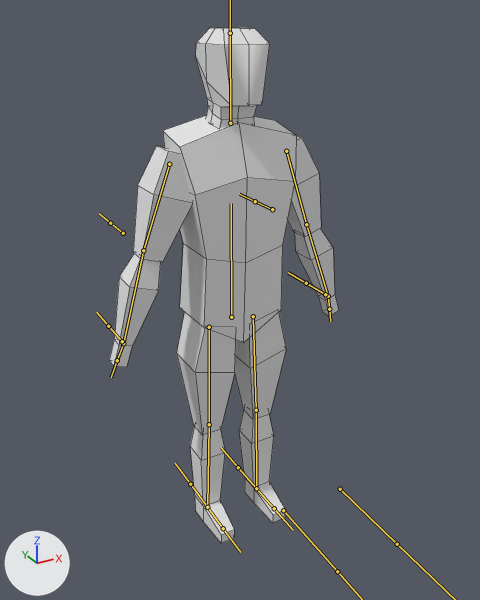
A saved change to the FBX model Assets/Models/ps1man.fbx.
Before and after are seen from a camera (50 mm lens) standing at (-1.2, -2.25, 2.19) and looking at (0.0, -0.07, 1.11). Every picture has the same lights, and +X, +Y and +Z are marked at lower left. The bones that bend it are drawn over the model as lines. Mesh edges are drawn as thin lines.
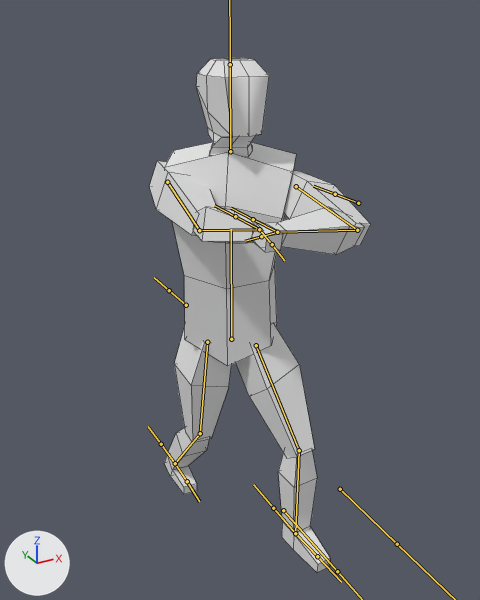
The newer file adds an action. The first version stands in its rest pose; the second is drawn at frame 1 of the action 'Armature|ReloadM1911'.

Pixel boxes [x1, y1, x2, y2] of what changed, in the pictures (480 x 600 px):
'Cube', posed
    before: [109, 27, 339, 543]
    after: [149, 58, 371, 572]
bone 'Body', root to tip
    before: (231, 317) to (231, 203)
    after: (231, 339) to (231, 229)
bone 'Head', root to tip
    before: (230, 123) to (230, 33)
    after: (230, 151) to (230, 64)
bone 'ArmTop.L', root to tip
    before: (286, 151) to (306, 224)
    after: (296, 186) to (357, 230)
bone 'ArmBottom.L', root to tip
    before: (306, 224) to (328, 296)
    after: (357, 230) to (277, 232)
bone 'UpperLeg.L', root to tip
    before: (253, 316) to (256, 410)
    after: (256, 345) to (299, 450)
bone 'LowerLeg.L', root to tip
    before: (256, 410) to (256, 488)
    after: (299, 450) to (295, 533)
bone 'ArmTop.R', root to tip
    before: (169, 164) to (143, 250)
    after: (167, 182) to (199, 230)
bone 'ArmBottom.R', root to tip
    before: (143, 250) to (123, 343)
    after: (199, 230) to (259, 229)
bone 'Hand.R', root to tip
    before: (123, 343) to (117, 360)
    after: (259, 229) to (272, 244)
bone 'UpperLeg.R', root to tip
    before: (209, 327) to (209, 424)
    after: (207, 342) to (200, 433)
bone 'LowerLeg.R', root to tip
    before: (209, 424) to (207, 507)
    after: (200, 433) to (175, 463)
bone 'Foot.R', root to tip
    before: (207, 507) to (223, 528)
    after: (175, 463) to (187, 481)

The change in detail:
Bone 'Body' (bone_body) moves from (0.0, 0.0, 0.0) to (0.0, -0.32, 0.0).
Bone 'Body' (bone_body) turns from (0, 0, 0) to (0, -38, 0) degrees about its own x, y and z.
Bone 'Head' (bone_head) turns from (0, 0, 0) to (0, 38, 0) degrees about its own x, y and z.
Bone 'ArmTop.L' (bone_armtop_l) turns from (0, 0, 0) to (42, -1, 49) degrees about its own x, y and z.
Bone 'ArmBottom.L' (bone_armbottom_l) turns from (0, 0, 0) to (90, 6, -6) degrees about its own x, y and z.
Bone 'UpperLeg.L' (bone_upperleg_l) turns from (0, 0, 0) to (34, -41, 4) degrees about its own x, y and z.
Bone 'LowerLeg.L' (bone_lowerleg_l) turns from (0, 0, 0) to (-38, -1, -2) degrees about its own x, y and z.
Bone 'ArmTop.R' (bone_armtop_r) turns from (0, 0, 0) to (88, -37, -3) degrees about its own x, y and z.
Bone 'ArmBottom.R' (bone_armbottom_r) turns from (0, 0, 0) to (25, 0, 1) degrees about its own x, y and z.
Bone 'Hand.R' (bone_hand_r) turns from (0, 0, 0) to (-17, 12, -4) degrees about its own x, y and z.
Bone 'UpperLeg.R' (bone_upperleg_r) turns from (0, 0, 0) to (0, -36, -3) degrees about its own x, y and z.
Bone 'LowerLeg.R' (bone_lowerleg_r) turns from (0, 0, 0) to (-34, 0, 1) degrees about its own x, y and z.
Bone 'Foot.R' (bone_foot_r) turns from (0, 0, 0) to (38, 0, 0) degrees about its own x, y and z.
